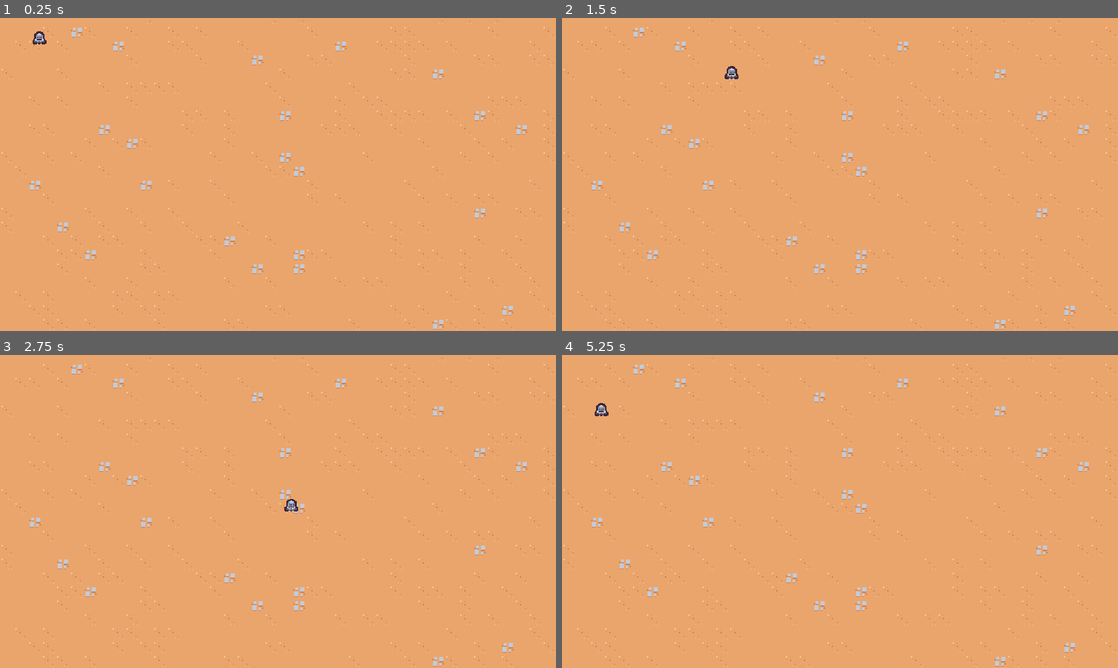
Above: before the commit, frames 1-4 (two rows, left to right).
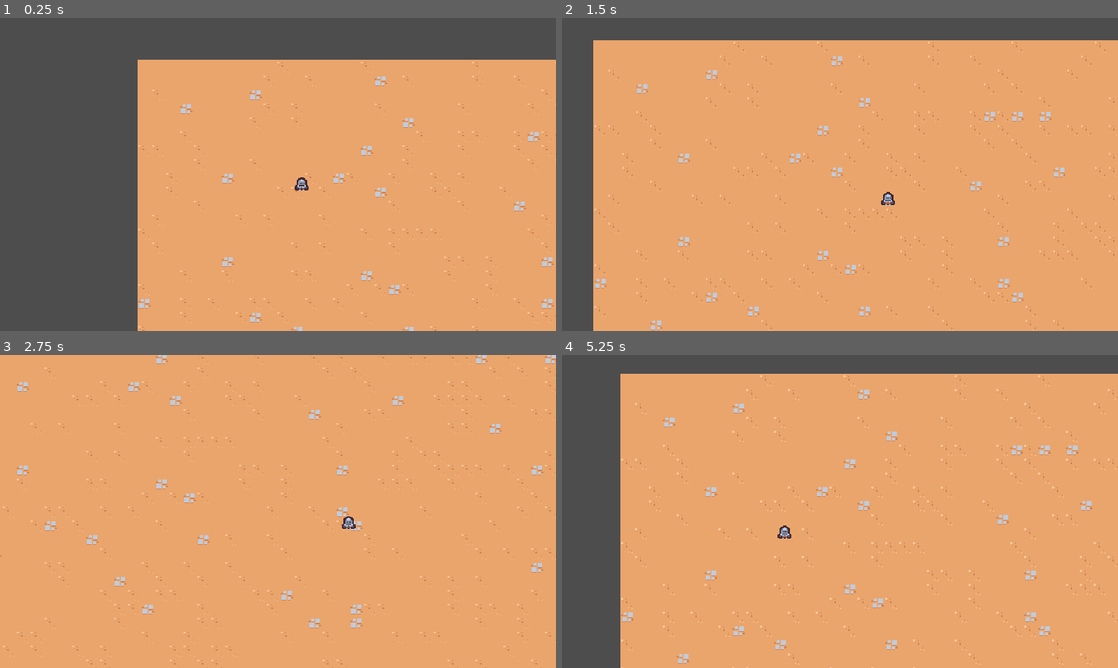
Above: after the commit, the same moments.

Repository: igorfersantos/2DSurvivorCourse
Game: Godot game, scene res://main/main.tscn
The game is run twice, just before and just after one commit, with the same random seed, the same clock (stepped at 60 frames per second) and the same inputs.
Inputs:
- Up to frame 1 (0.25 s): no input
- Up to frame 2 (1.5 s): hold D (move_right) 0.53-1.28 s; hold S (move_down) from 1.28 s (still down)
- Up to frame 3 (2.75 s): release S (move_down) at 2.03 s; hold D (move_right) from 2.03 s (still down)
- Up to frame 4 (5.25 s): release D (move_right) at 2.78 s; hold W (move_up) 2.78-3.53 s; hold A (move_left) 3.53-5.03 s; hold S (move_down) from 5.03 s (still down)

The runs differ from the first frame. In frame 1, 37% of the frame differs, in the area x 0-100%, y 0-100%; in frame 2, 16%; in frame 3, 3.8%; in frame 4, 19%.

Commit message:
Aula 5 - Game Camera

Diff:
--- a/main/main.tscn
+++ b/main/main.tscn
@@ -1,9 +1,12 @@
-[gd_scene load_steps=3 format=3 uid="uid://cfm5w65hsl33v"]
+[gd_scene load_steps=4 format=3 uid="uid://cfm5w65hsl33v"]
 
 [ext_resource type="TileSet" uid="uid://cewxvv221uqkw" path="res://resources/tileset.tres" id="1_60fko"]
 [ext_resource type="PackedScene" uid="uid://dwcld5b4qdww1" path="res://scenes/player/player.tscn" id="1_l6gat"]
+[ext_resource type="PackedScene" uid="uid://beika72u1rlbh" path="res://scenes/game_camera/game_camera.tscn" id="3_ex1j3"]
 
 [node name="Main" type="Node"]
+
+[node name="GameCamera" parent="." instance=ExtResource("3_ex1j3")]
 
 [node name="TileMap" type="TileMap" parent="."]
 position = Vector2(32, 8)
--- /dev/null
+++ b/scenes/game_camera/game_camera.gd
@@ -0,0 +1,21 @@
+extends Camera2D
+
+var target_position = Vector2.ZERO
+
+
+# Called when the node enters the scene tree for the first time.
+func _ready():
+	make_current()
+
+
+# Called every frame. 'delta' is the elapsed time since the previous frame.
+func _process(delta):
+	acquire_target()
+	global_position = global_position.lerp(target_position, 1.0 - exp(-delta * 2))
+
+
+func acquire_target():
+	var player_nodes = get_tree().get_nodes_in_group("player")
+	if player_nodes.size() > 0:
+		var player = player_nodes[0] as Node2D
+		target_position = player.global_position
--- /dev/null
+++ b/scenes/game_camera/game_camera.tscn
@@ -0,0 +1,6 @@
+[gd_scene load_steps=2 format=3 uid="uid://beika72u1rlbh"]
+
+[ext_resource type="Script" path="res://scenes/game_camera/game_camera.gd" id="1_c578a"]
+
+[node name="GameCamera" type="Camera2D"]
+script = ExtResource("1_c578a")
--- a/scenes/player/player.tscn
+++ b/scenes/player/player.tscn
@@ -6,7 +6,7 @@
 [sub_resource type="CircleShape2D" id="CircleShape2D_5m2fl"]
 radius = 5.0
 
-[node name="Player" type="CharacterBody2D"]
+[node name="Player" type="CharacterBody2D" groups=["player"]]
 script = ExtResource("1_6ngtj")
 
 [node name="Sprite2D" type="Sprite2D" parent="."]
